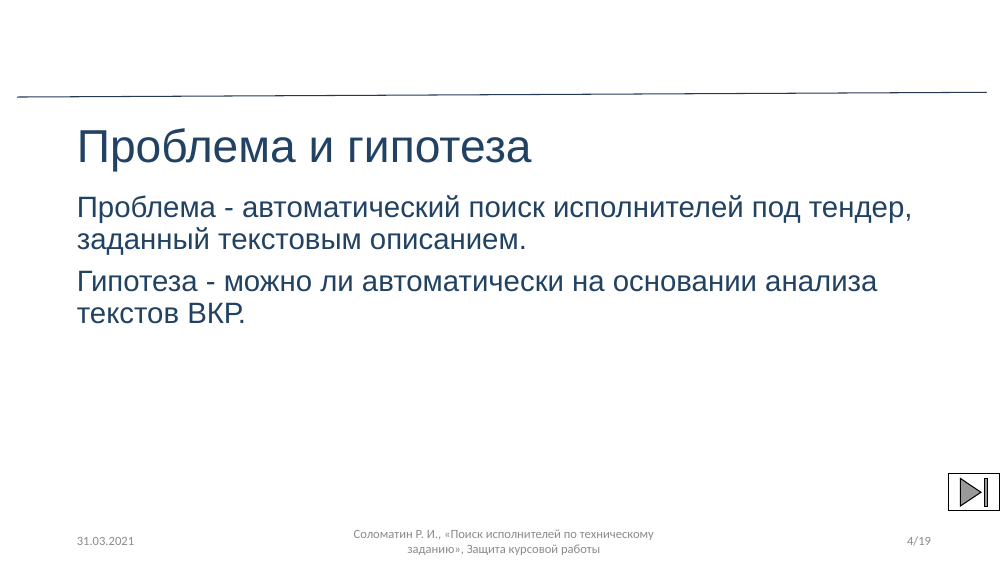
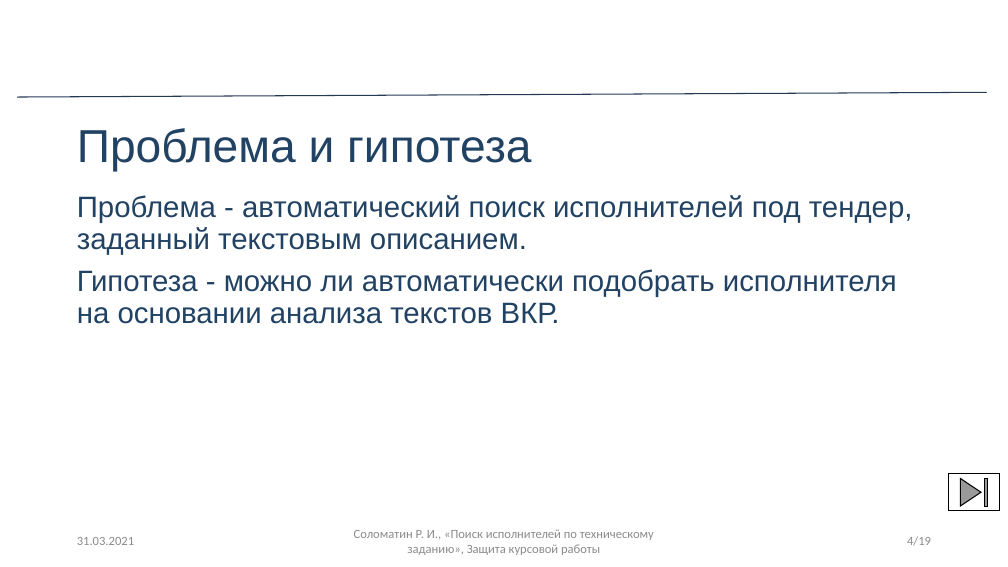
Before and after one commit to Samoed/CourseWork2, a slide deck: slide 4 of docs/Презентация для защиты курсовой работы.pptx. Drawn at 1008x567 pixels with LibreOffice and Linux fonts; fonts in the diff are those of the drawing; background and template pictures are left out. Boxes give left, top, right and bottom in pixels: in the first picture for what was removed or moved away, otherwise in the second. Text is boxed around its words. In the diff, an @@ line names an element or a change of style, - is before the commit and + after.

```diff
--- a/docs/Презентация для защиты курсовой работы.pptx
+++ b/docs/Презентация для защиты курсовой работы.pptx
@@ text at <box>77,269,897,324</box>: text changed @@
-Гипотеза - можно ли автоматически на основании анализа текстов ВКР.
+Гипотеза - можно ли автоматически подобрать исполнителя на основании анализа текстов ВКР.
```
Also in this commit, not shown: 1 other slide changed, 1 other file.
